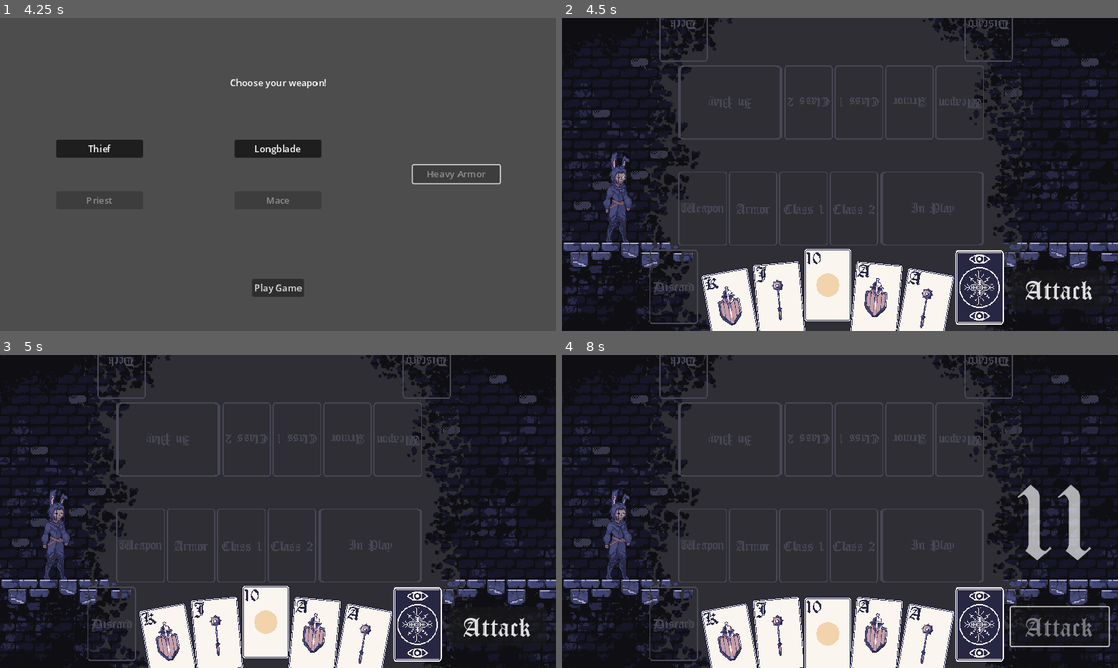
Above: before the commit, frames 1-4 (two rows, left to right).
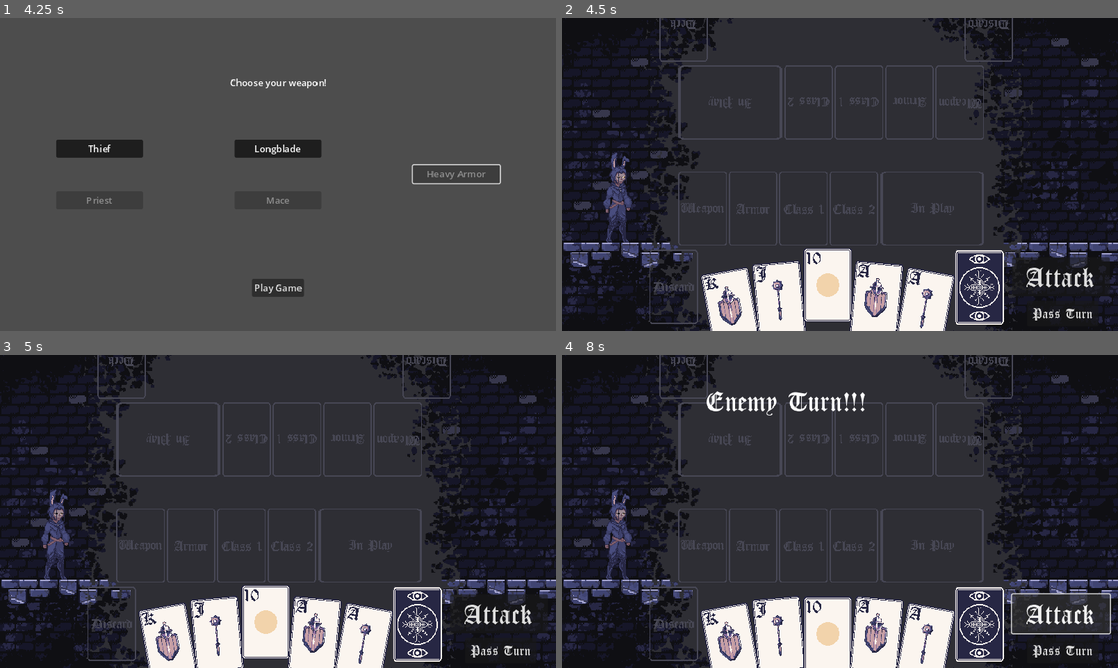
Above: after the commit, the same moments.

Repository: grahamcr4cker/PracticeCards
Game: Godot game, scene res://main_menu.tscn
Two runs of this game, one before a commit and one after it. Both use one fixed random seed, a clock stepped at 60 frames per second and the inputs below.
Inputs (mouse positions are in pixels of both pictures, inside the frame that each line leads up to):
- Up to frame 1 (4.25 s): click "Thief" at 0.5 s; click "Priest" at 1.25 s; click "Longblade" at 2 s; click "Mace" at 2.75 s; click "Heavy Armor" at 3.5 s
- Up to frame 2 (4.5 s): click "Play Game" at 4.25 s
- Up to frame 3 (5 s): no input
- Up to frame 4 (8 s): click "Attack" at 5 s; click (1062, 649) at 5.75 s, where only the run after the commit has a clickable "Pass Turn"; click (1062, 649) at 6.5 s, where only the run after the commit has a clickable "Pass Turn"; click (1062, 627) at 7.25 s, where only the run before the commit has a clickable "Attack"

Frame 1 is identical in both runs. In frame 2, 1.0% of the frame differs, in the area x 80-99%, y 76-97%; in frame 3, 1.0%; in frame 4, 3.4%, in the area x 26-99%, y 11-97%.

Commit message:
added turn mechanics

Diff:
--- a/Attack Button.gd
+++ b/Attack Button.gd
@@ -1 +1,5 @@
 extends Button
+
+
+func _on_pressed():
+	TurnManager.set_turn(TurnManager.CurrentTurn.ENEMY_TURN)
--- a/Card Stack.gd
+++ b/Card Stack.gd
@@ -3,7 +3,7 @@
 
 @export var cardAddedSignal : String
 @export var cardPoppedSignal : String
-
+# Total value of cards added up in a stack
 var total_value := 0
 
 func _ready():
--- a/In Play.gd
+++ b/In Play.gd
@@ -10,9 +10,17 @@
 
 
 func _card_added_to_stack(card):
-	add_child(GameBoard.duplicate_card(card))
-	var x_position = 0
+	var does_exist = false
 	for child in get_children():
-		child.position.x = x_position
-		x_position += child.texture.get_width() + space_between
-		child.get_node("Area2D").visible = false
+		if child is PlayableCard:
+			if child.suit_type == card.suit_type and child.numeric_value == card.numeric_value:
+				does_exist = true
+	if !does_exist:
+		add_child(GameBoard.duplicate_card(card))
+		var x_position = 0
+		for child in get_children():
+			child.position.x = x_position
+			x_position += child.texture.get_width() + space_between
+			child.get_node("Area2D").visible = false
+	else:
+		print("DOUBLE ALERT!!!!!")
--- a/PlayableCard.gd
+++ b/PlayableCard.gd
@@ -53,6 +53,7 @@
 func _on_area_2d_input_event(_viewport, _event, _shape_idx):
 	if Input.is_action_just_released("leftclick"):
 		animation_tree["parameters/conditions/is_clicked"] = true
+		get_node("Area2D").visible = false
 		await get_tree().create_timer(.3).timeout
 		if is_face_card:
 			GameBoard.add_in_play_to_stack(duplicate())
--- a/PlayableCard.tscn
+++ b/PlayableCard.tscn
@@ -1,7 +1,35 @@
-[gd_scene load_steps=13 format=3 uid="uid://c2qfawiylebo5"]
+[gd_scene load_steps=21 format=3 uid="uid://c2qfawiylebo5"]
 
 [ext_resource type="Texture2D" uid="uid://bhwmi0xufos0m" path="res://assets/Card Art/card_back.png" id="1_il4xp"]
+[ext_resource type="Material" uid="uid://c2aiki26mcnqh" path="res://WhiteColorShader.tres" id="1_iqj45"]
 [ext_resource type="Script" path="res://PlayableCard.gd" id="2_sp0tm"]
+
+[sub_resource type="Animation" id="Animation_s1omt"]
+length = 0.001
+tracks/0/type = "value"
+tracks/0/imported = false
+tracks/0/enabled = true
+tracks/0/path = NodePath(".:material:shader_parameter/active")
+tracks/0/interp = 1
+tracks/0/loop_wrap = true
+tracks/0/keys = {
+"times": PackedFloat32Array(0),
+"transitions": PackedFloat32Array(1),
+"update": 1,
+"values": [false]
+}
+tracks/1/type = "value"
+tracks/1/imported = false
+tracks/1/enabled = true
+tracks/1/path = NodePath(".:scale")
+tracks/1/interp = 1
+tracks/1/loop_wrap = true
+tracks/1/keys = {
+"times": PackedFloat32Array(0),
+"transitions": PackedFloat32Array(1),
+"update": 0,
+"values": [Vector2(1, 1)]
+}
 
 [sub_resource type="Animation" id="Animation_xwct2"]
 resource_name = "idle"
@@ -36,10 +64,81 @@
 "values": [Vector2(0, 0), Vector2(0, -20)]
 }
 
+[sub_resource type="Animation" id="Animation_ovg3d"]
+resource_name = "teleport_in"
+length = 0.4
+tracks/0/type = "value"
+tracks/0/imported = false
+tracks/0/enabled = true
+tracks/0/path = NodePath(".:material:shader_parameter/active")
+tracks/0/interp = 1
+tracks/0/loop_wrap = true
+tracks/0/keys = {
+"times": PackedFloat32Array(0, 0.3, 0.4),
+"transitions": PackedFloat32Array(1, 1, 1),
+"update": 1,
+"values": [true, true, false]
+}
+tracks/1/type = "value"
+tracks/1/imported = false
+tracks/1/enabled = true
+tracks/1/path = NodePath(".:scale")
+tracks/1/interp = 1
+tracks/1/loop_wrap = true
+tracks/1/keys = {
+"times": PackedFloat32Array(0, 0.3, 0.4),
+"transitions": PackedFloat32Array(1, 1, 1),
+"update": 0,
+"values": [Vector2(0, 2.5), Vector2(1, 1), Vector2(1, 1)]
+}
+
+[sub_resource type="Animation" id="Animation_pnme6"]
+resource_name = "teleport_out"
+length = 0.6
+tracks/0/type = "value"
+tracks/0/imported = false
+tracks/0/enabled = true
+tracks/0/path = NodePath(".:material:shader_parameter/active")
+tracks/0/interp = 1
+tracks/0/loop_wrap = true
+tracks/0/keys = {
+"times": PackedFloat32Array(0, 0.1, 0.3),
+"transitions": PackedFloat32Array(1, 1, 1),
+"update": 1,
+"values": [false, true, true]
+}
+tracks/1/type = "value"
+tracks/1/imported = false
+tracks/1/enabled = true
+tracks/1/path = NodePath(".:modulate")
+tracks/1/interp = 1
+tracks/1/loop_wrap = true
+tracks/1/keys = {
+"times": PackedFloat32Array(0, 0.3),
+"transitions": PackedFloat32Array(1, 1),
+"update": 0,
+"values": [Color(1, 1, 1, 1), Color(1, 1, 1, 0)]
+}
+tracks/2/type = "value"
+tracks/2/imported = false
+tracks/2/enabled = true
+tracks/2/path = NodePath(".:scale")
+tracks/2/interp = 1
+tracks/2/loop_wrap = true
+tracks/2/keys = {
+"times": PackedFloat32Array(0, 0.1, 0.3),
+"transitions": PackedFloat32Array(1, 1, 1),
+"update": 0,
+"values": [Vector2(1, 1), Vector2(1.2, 1.2), Vector2(0, 2.5)]
+}
+
 [sub_resource type="AnimationLibrary" id="AnimationLibrary_y41vu"]
 _data = {
+"RESET": SubResource("Animation_s1omt"),
 "idle": SubResource("Animation_xwct2"),
-"snap_up": SubResource("Animation_2jh8b")
+"snap_up": SubResource("Animation_2jh8b"),
+"teleport_in": SubResource("Animation_ovg3d"),
+"teleport_out": SubResource("Animation_pnme6")
 }
 
 [sub_resource type="RectangleShape2D" id="RectangleShape2D_dcb6b"]
@@ -51,6 +150,12 @@
 [sub_resource type="AnimationNodeAnimation" id="AnimationNodeAnimation_twr1o"]
 animation = &"snap_up"
 
+[sub_resource type="AnimationNodeAnimation" id="AnimationNodeAnimation_um7dl"]
+animation = &"teleport_in"
+
+[sub_resource type="AnimationNodeAnimation" id="AnimationNodeAnimation_d847l"]
+animation = &"teleport_out"
+
 [sub_resource type="AnimationNodeStateMachineTransition" id="AnimationNodeStateMachineTransition_hjsq5"]
 advance_mode = 2
 
@@ -61,6 +166,14 @@
 [sub_resource type="AnimationNodeStateMachineTransition" id="AnimationNodeStateMachineTransition_a22eq"]
 advance_mode = 2
 advance_condition = &"is_idle"
+
+[sub_resource type="AnimationNodeStateMachineTransition" id="AnimationNodeStateMachineTransition_j586r"]
+advance_mode = 2
+advance_condition = &"is_clicked"
+
+[sub_resource type="AnimationNodeStateMachineTransition" id="AnimationNodeStateMachineTransition_8gull"]
+advance_mode = 2
+advance_condition = &"is_teleported"
 
 [sub_resource type="AnimationNodeStateMachine" id="AnimationNodeStateMachine_aapqk"]
 states/Start/position = Vector2(195, 100)
@@ -68,11 +181,19 @@
 states/idle/position = Vector2(352, 100)
 states/snap_up/node = SubResource("AnimationNodeAnimation_twr1o")
 states/snap_up/position = Vector2(538, 100)
-transitions = ["Start", "idle", SubResource("AnimationNodeStateMachineTransition_hjsq5"), "idle", "snap_up", SubResource("AnimationNodeStateMachineTransition_doclu"), "snap_up", "idle", SubResource("AnimationNodeStateMachineTransition_a22eq")]
+states/teleport_in/node = SubResource("AnimationNodeAnimation_um7dl")
+states/teleport_in/position = Vector2(672, 22.3305)
+states/teleport_out/node = SubResource("AnimationNodeAnimation_d847l")
+states/teleport_out/position = Vector2(690, 100)
+transitions = ["Start", "idle", SubResource("AnimationNodeStateMachineTransition_hjsq5"), "idle", "snap_up", SubResource("AnimationNodeStateMachineTransition_doclu"), "snap_up", "idle", SubResource("AnimationNodeStateMachineTransition_a22eq"), "snap_up", "teleport_out", SubResource("AnimationNodeStateMachineTransition_j586r"), "teleport_out", "teleport_in", SubResource("AnimationNodeStateMachineTransition_8gull")]
+graph_offset = Vector2(0, -68.6695)
 
 [node name="PlayableCard" type="Sprite2D"]
+modulate = Color(0, 0, 0, 1)
+material = ExtResource("1_iqj45")
+position = Vector2(1.24529, 1.26606)
 texture = ExtResource("1_il4xp")
-offset = Vector2(0, -3.98989)
+offset = Vector2(0, -5)
 script = ExtResource("2_sp0tm")
 
 [node name="Animation Player" type="AnimationPlayer" parent="."]
@@ -90,8 +211,10 @@
 tree_root = SubResource("AnimationNodeStateMachine_aapqk")
 anim_player = NodePath("../Animation Player")
 active = true
+parameters/conditions/is_clicked = false
 parameters/conditions/is_focused = false
 parameters/conditions/is_idle = false
+parameters/conditions/is_teleported = false
 
 [connection signal="tree_exited" from="." to="." method="_on_tree_exited"]
 [connection signal="input_event" from="Area2D" to="." method="_on_area_2d_input_event"]
--- a/card_library.gd
+++ b/card_library.gd
@@ -68,7 +68,7 @@
 			match number:
 				1:
 					card_img = card_img.replace("1", "ace")
-					card.numeric_value = 20
+					card.numeric_value = 23
 					card.is_face_card = true
 				11:
 					card_img = card_img.replace("11", "jack")
@@ -76,11 +76,11 @@
 					card.is_face_card = true
 				12:
 					card_img = card_img.replace("12", "queen")
-					card.numeric_value = 20
+					card.numeric_value = 21
 					card.is_face_card = true
 				13:
 					card_img = card_img.replace("13", "king")
-					card.numeric_value = 20
+					card.numeric_value = 22
 					card.is_face_card = true
 				_:
 					card.numeric_value = number
--- a/combat_dungeon.gd
+++ b/combat_dungeon.gd
@@ -1,5 +1,28 @@
 extends Node2D
 
+
+func _ready():
+	TurnManager.enemyTurnStarted.connect(_play_enemy_turn)
+
+func _play_enemy_turn():
+	var new_label = Label.new()
+	new_label.text = "Enemy Turn!!!"
+
+#	new_label.min_size = Vector2(100, 50)
+	new_label.position = Vector2(250, 50)
+
+	var dynamic_font = load("res://assets/Fonts/CloisterBlack.ttf")
+#	dynamic_font.size = 48
+
+	new_label.add_theme_font_override("font", dynamic_font)
+	new_label.add_theme_font_size_override("font_size", 48)
+
+
+	add_child(new_label)
+	await get_tree().create_timer(2.0).timeout
+
+	new_label.queue_free()
+	TurnManager.set_turn(TurnManager.CurrentTurn.ALLY_TURN)
 
 func _unhandled_input(event):
 	if Input.is_action_just_pressed("quit"):
--- a/combat_dungeon.tscn
+++ b/combat_dungeon.tscn
@@ -46,13 +46,23 @@
 script = ExtResource("5_hxuek")
 
 [node name="Attack Button" type="Button" parent="."]
-offset_left = 775.0
-offset_top = 435.0
-offset_right = 944.0
-offset_bottom = 502.0
+offset_left = 777.0
+offset_top = 413.0
+offset_right = 946.0
+offset_bottom = 480.0
 theme_override_fonts/font = ExtResource("6_krib6")
 theme_override_font_sizes/font_size = 48
 text = "Attack"
+script = ExtResource("7_yu8p6")
+
+[node name="Pass Turn" type="Button" parent="."]
+offset_left = 803.0
+offset_top = 488.0
+offset_right = 926.0
+offset_bottom = 532.0
+theme_override_fonts/font = ExtResource("6_krib6")
+theme_override_font_sizes/font_size = 24
+text = "Pass Turn"
 script = ExtResource("7_yu8p6")
 
 [node name="Roll Result Indicator" parent="." instance=ExtResource("7_g8lkh")]
@@ -90,4 +100,6 @@
 cardPoppedSignal = "class2Popped"
 
 [connection signal="input_event" from="Player Deck/Area2D" to="Player Deck" method="_on_area_2d_input_event"]
+[connection signal="child_exiting_tree" from="hand" to="hand" method="_on_child_exiting_tree"]
 [connection signal="pressed" from="Attack Button" to="Player" method="_on_attack_button_pressed"]
+[connection signal="pressed" from="Pass Turn" to="Pass Turn" method="_on_pressed"]
--- a/hand.gd
+++ b/hand.gd
@@ -1,15 +1,33 @@
 extends Node2D
 
+
+@onready var attack_button = $"../Attack Button"
 
 @export var hand_count := 5
 
 const ANIMATION_SPEED := .15
+var total_card_plays := 2
+var cards_played := 0
 
 func _ready():
 	GameBoard.handCardPopped.connect(_position_cards)
 	GameBoard.cardPoppedFromDeck.connect(_add_card_from_deck)
+	TurnManager.allyTurnStarted.connect(_turn_start)
+	TurnManager.enemyTurnStarted.connect(_turn_end)
 	populate_hand()
 	_position_cards()
+
+func _turn_start():
+	print("ally turn starting")
+	attack_button.disabled = false
+	_toggle_card_clickable(true)
+	cards_played = 0
+
+func _turn_end():
+	print("ally turn ending")
+	_toggle_card_clickable(false)
+	attack_button.disabled = true
+
 
 func _add_card_from_deck(card):
 	add_child(card)
@@ -65,3 +83,17 @@
 func populate_hand():
 	for index in range(hand_count):
 		add_child(GameBoard.pop_card_from_deck())
+
+
+func _on_child_exiting_tree(node):
+	cards_played += 1
+	print("cards played: %d" % cards_played)
+	if cards_played >= total_card_plays:
+		_toggle_card_clickable(false)
+		if attack_button.disabled:
+			TurnManager.set_turn(TurnManager.CurrentTurn.ENEMY_TURN)
+
+func _toggle_card_clickable(value: bool):
+	if cards_played >= total_card_plays:
+		for child in get_children():
+			child.get_node("Area2D").visible = value
--- a/player.gd
+++ b/player.gd
@@ -3,9 +3,10 @@
 @onready var animation = $AnimationPlayer
 @onready var roll_indicator = $"../Roll Result Indicator" # No need to preload this, it's already a child in the same scene, we can access it directly
 @onready var attack_button = $"../Attack Button"
+@onready var hand = $"../hand"
 var total_health = "res://Class.gd.Priest.total_health"
 var mastery_bonus = 3
-
+var current_turn = TurnManager.CurrentTurn
 
 func updateAnimation():
 	animation.play("idle")
@@ -19,8 +20,9 @@
 	spawn_roll_indicator(result)
 	# This disables the attack button while the animation is playing
 	attack_button.disabled = true
-	await get_tree().create_timer(2.0).timeout
-	attack_button.disabled = false
+	# Passes turn if all moves have been made
+	if hand.total_card_plays == hand.cards_played:
+		TurnManager.set_turn(current_turn.ENEMY_TURN)
 
 func spawn_roll_indicator(result: int):
 	if roll_indicator:
--- a/project.godot
+++ b/project.godot
@@ -12,7 +12,7 @@
 
 config/name="9 Th Life Game"
 run/main_scene="res://main_menu.tscn"
-config/features=PackedStringArray("4.0", "Mobile")
+config/features=PackedStringArray("4.1", "Mobile")
 config/icon="res://icon.svg"
 
 [autoload]
@@ -21,6 +21,7 @@
 SignalBus="*res://SignalBus.gd"
 CardLibrary="*res://card_library.gd"
 GameBoard="*res://game_board.gd"
+TurnManager="*res://turn_manager.gd"
 
 [display]
 
@@ -32,7 +33,7 @@
 
 leftclick={
 "deadzone": 0.5,
-"events": [Object(InputEventMouseButton,"resource_local_to_s …(205 unchanged characters)… r2(0, 0),"factor":1.0,"button_index":1,"pressed":false,"double_click":false,"script":null)
+"events": [Object(InputEventMouseButton,"resource_local_to_s …(205 unchanged characters)… r2(0, 0),"factor":1.0,"button_index":1,"canceled":false,"pressed":false,"double_click":false,"script":null)
 ]
 }
 quit={
--- /dev/null
+++ b/turn_manager.gd
@@ -0,0 +1,15 @@
+extends Node
+
+
+enum CurrentTurn { ALLY_TURN, ENEMY_TURN }
+
+var turn := CurrentTurn.ALLY_TURN
+
+signal allyTurnStarted
+signal enemyTurnStarted
+
+func set_turn(curr_turn: CurrentTurn):
+	turn = curr_turn
+	match turn:
+		CurrentTurn.ALLY_TURN: allyTurnStarted.emit()
+		CurrentTurn.ENEMY_TURN: enemyTurnStarted.emit()
